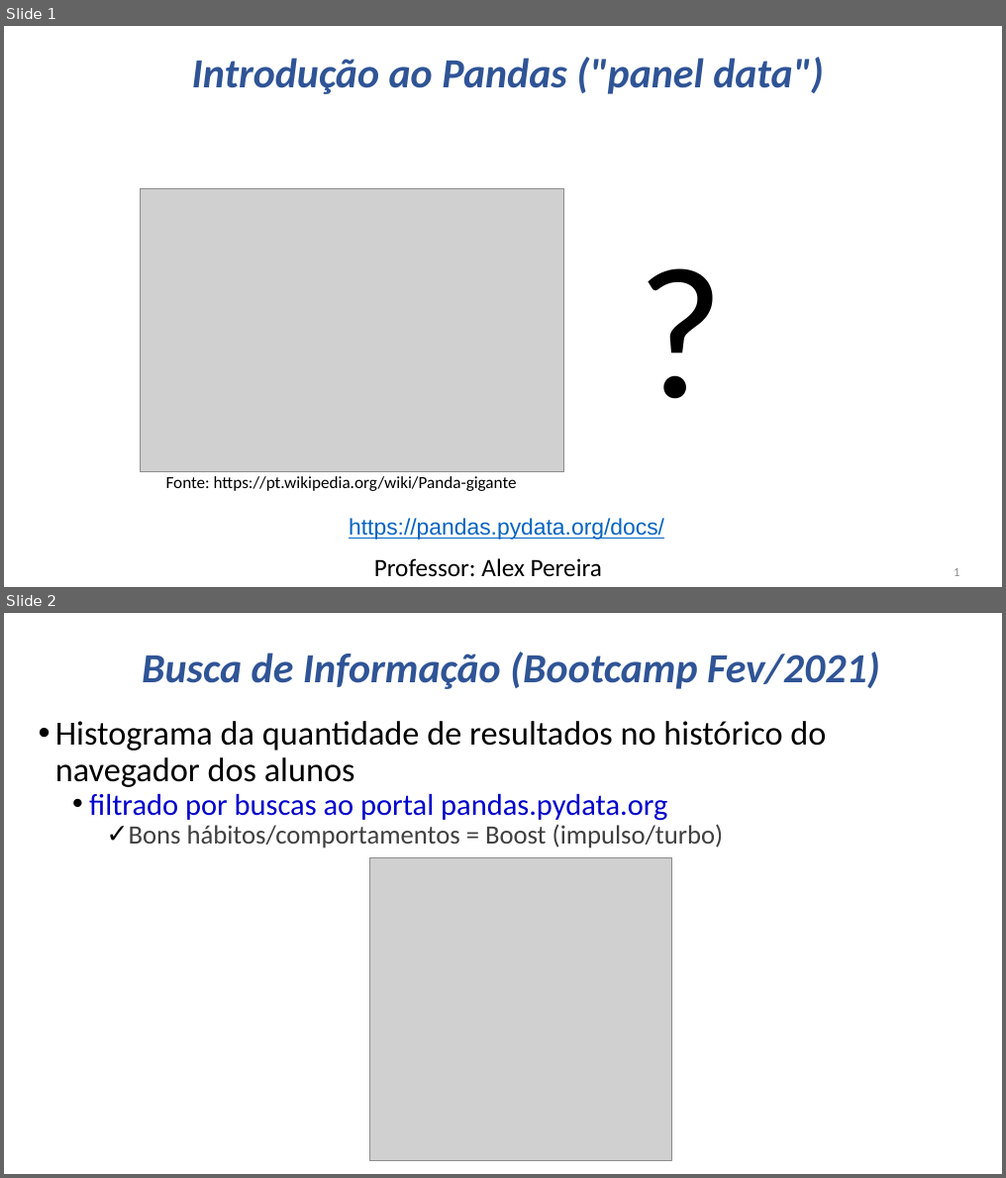
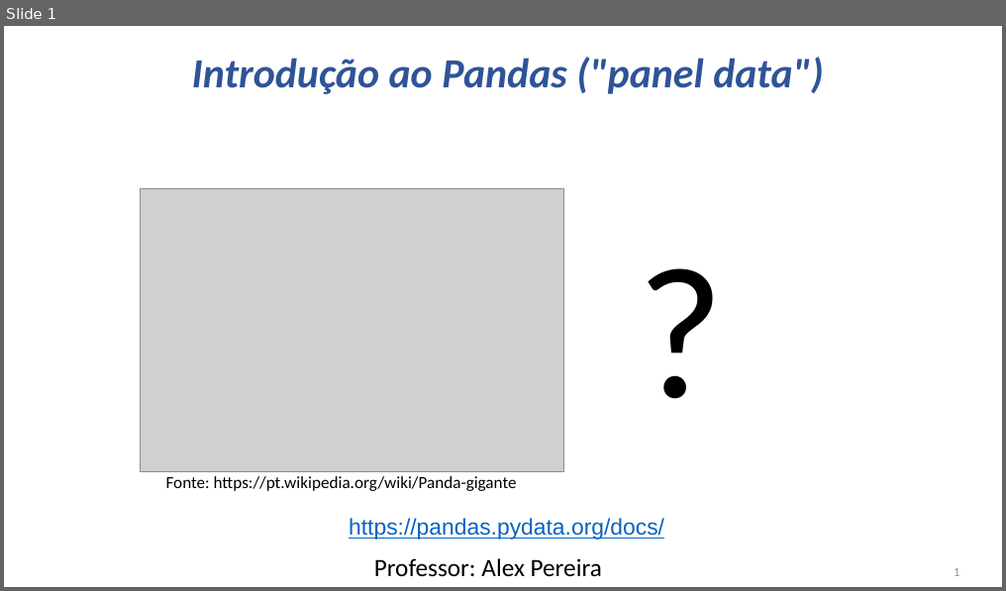
Before and after one commit to fabriciosantana/mcdia-python, a slide deck: Aulas/Aula5/Aula05_Pandas.pptx. Shown one above the other, each under a label of ours: slides 1 and 2 before the commit, slide 1 after it. The pictures are 1006x1178 and 1006x591 pixels, drawn with LibreOffice and Linux fonts; fonts in the diff are those of the drawing; grey boxes stand for pictures. Boxes give left, top, right and bottom in pixels: in the first picture for what was removed or moved away, otherwise in the second. Text is boxed around its words. In the diff, an @@ line names an element or a change of style, - is before the commit and + after.

```diff
--- a/Aulas/Aula5/Aula05_Pandas.pptx
+++ b/Aulas/Aula5/Aula05_Pandas.pptx
@@ slide 2 removed at bbox=[4, 613, 1002, 1174], background #FFFFFF @@
@@ title removed at bbox=[142, 652, 880, 689] @@
-Busca de Informação (Bootcamp Fev/2021)
@@ text removed at bbox=[55, 721, 826, 849] @@
-• Histograma da quantidade de resultados no histórico do navegador dos alunos
-  • filtrado por buscas ao portal pandas.pydata.org
-    ✓ Bons hábitos/comportamentos = Boost (impulso/turbo)
@@ picture removed at bbox=[369, 859, 671, 1160] @@
```
Also in this commit, not shown: 1 slide changed, 3 slides added, 2 other files.
